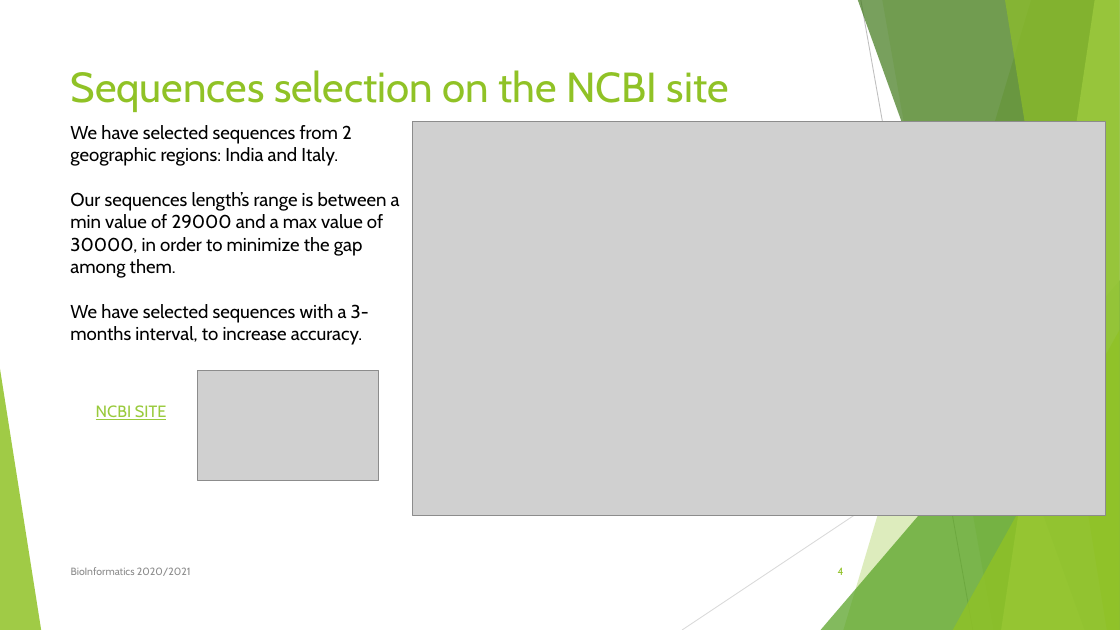
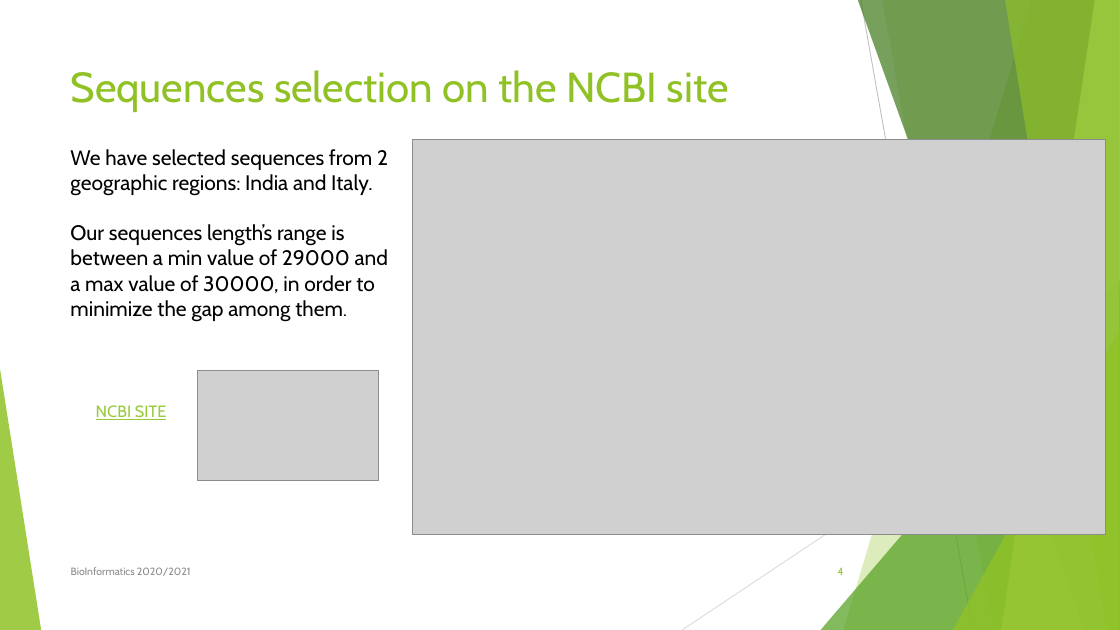
Before and after one commit to AlessandroPio/BioInformatics, a slide deck: slide 4 of Documentation/BioInformaticsPresentation.pptx. Drawn at 1120x630 pixels with LibreOffice and Linux fonts; fonts in the diff are those of the drawing; grey boxes stand for pictures. Boxes give left, top, right and bottom in pixels: in the first picture for what was removed or moved away, otherwise in the second. Text is boxed around its words. In the diff, an @@ line names an element or a change of style, - is before the commit and + after.

```diff
--- a/Documentation/BioInformaticsPresentation.pptx
+++ b/Documentation/BioInformaticsPresentation.pptx
@@ text "We have selected sequences from ...": place and size @@
-text "We have selected sequences from ..." at [70, 125, 400, 345]
+text "We have selected sequences from ..." at [70, 149, 388, 322]
@@ text "We have selected sequences from ..." at [70, 149, 388, 322]: size 16 to 18 pt @@
@@ picture: place and size @@
-picture at [413, 122, 1105, 516]
+picture at [413, 140, 1105, 534]
@@ text at [70, 304, 369, 345]: paragraph removed @@
-We have selected sequences with a 3-months interval, to increase accuracy.
```
Also in this commit, not shown: 1 other slide changed.
